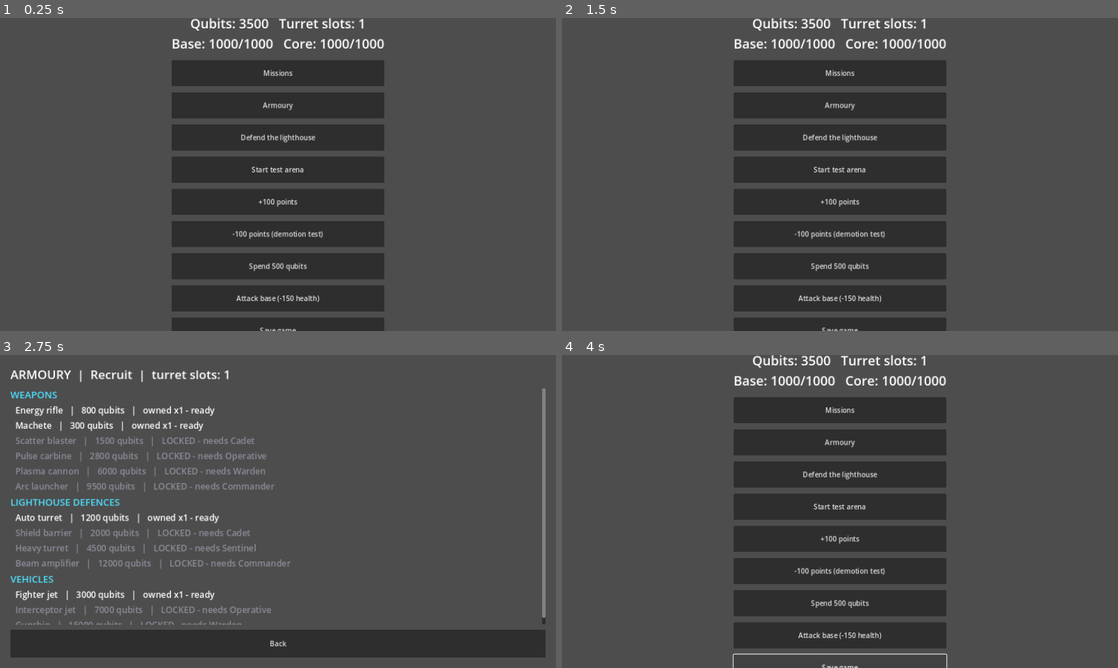
Above: before the commit, frames 1-4 (two rows, left to right).
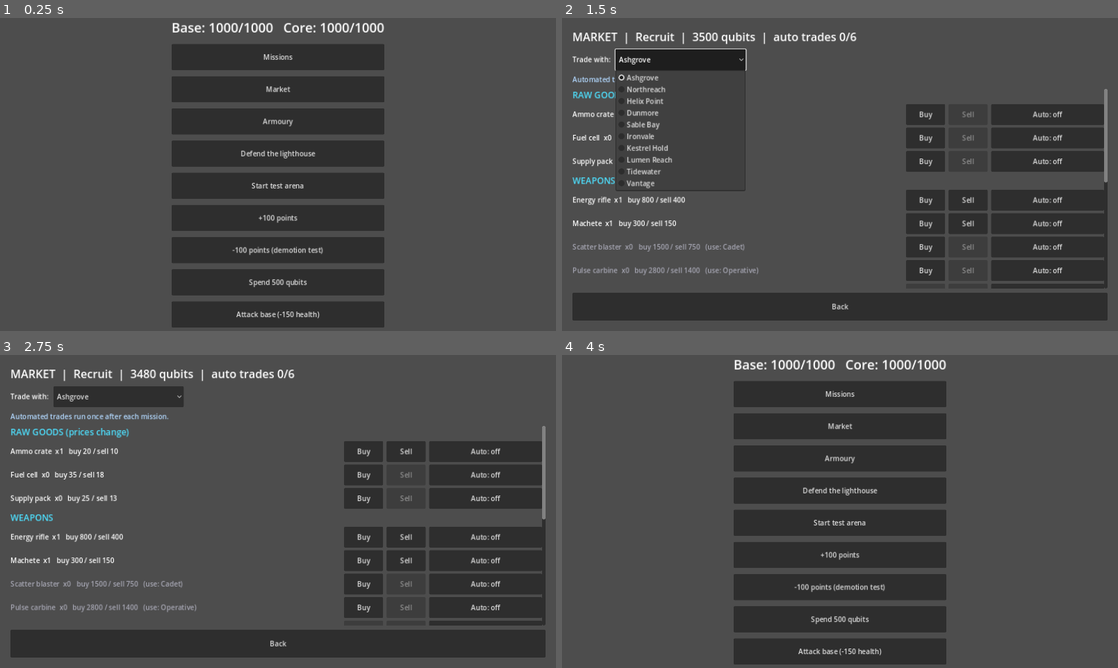
Above: after the commit, the same moments.

Repository: V1ron6/lighthouse
Game: Godot game, scene res://scenes/levels/main.tscn
Same seed, same stepped clock (60 frames per second), same inputs: the game is played once before the commit and once after it.
Inputs (mouse positions are in pixels of both pictures, inside the frame that each line leads up to):
- Up to frame 1 (0.25 s): no input
- Up to frame 2 (1.5 s): click (840, 89) at 0.5 s, where only the run after the commit has a clickable "Market"; click (678, 58) at 1.25 s, where only the run after the commit has a clickable "Ashgrove"
- Up to frame 3 (2.75 s): click (361, 452) at 2 s, where only the run after the commit has a clickable "Buy"
- Up to frame 4 (4 s): click "Back" at 2.75 s; click (840, 667) at 3.5 s, where only the run before the commit has a clickable "Save game"

The runs differ from the first frame. In frame 1, 14% of the frame differs, in the area x 30-70%, y 0-100%; in frame 2, 44%, in the area x 1-99%, y 0-100%; in frame 3, 24%; in frame 4, 14%.

Commit message:
stage 7

Diff:
--- a/autoload/game_manager.gd
+++ b/autoload/game_manager.gd
@@ -4,6 +4,7 @@
 ## Other scenes read from here and listen to EventBus for changes.
 
 const ItemData := preload("res://data/item_data.gd")
+const ColonyData := preload("res://data/colony_data.gd")
 
 enum MissionState { NONE, ACTIVE, BASE_UNDER_ATTACK, COMPLETE, FAILED, ABANDONED }
 
@@ -25,6 +26,13 @@
 const DAMAGE_PER_LEAKED := 60
 ## Turrets the lighthouse can run at once: this plus one per rank.
 const BASE_TURRET_SLOTS := 1
+## Market. Selling returns this share of the price. Fallen colonies pay less and charge less.
+const SELL_SHARE := 0.5
+const FALLEN_SELL_FACTOR := 0.7
+const FALLEN_BUY_FACTOR := 0.8
+const MAX_TRADE_ORDERS := 6
+## Raw goods prices move by up to this much each roll, within 50% to 150% of base.
+const PRICE_SWING := 0.15
 ## Rank points lost for leaving the base: a flat part plus a part per leaked attacker.
 const PENALTY_BASE := 10
 const PENALTY_PER_LEAKED := 12
@@ -54,11 +62,18 @@
 var has_seen_intro: bool = false
 ## Set when the player chose to defend the base. Read by the base defence level.
 var pending_attack: Dictionary = {}
+## Current prices of raw goods: item_id -> qubits.
+var raw_prices: Dictionary = {}
+## Automated trades: item_id -> {"mode": "buy" or "sell", "colony": colony_id}.
+## One unit of each is traded per trade cycle (after every mission).
+var trade_orders: Dictionary = {}
+var last_trade_log: Array[String] = []
 
 
 func _ready() -> void:
 	new_game()
 	load_game()
+	EventBus.mission_completed.connect(func(_id, _ok): run_trade_cycle())
 
 
 # --- New game / reset ---
@@ -75,6 +90,9 @@
 	fallen_colonies.clear()
 	has_seen_intro = false
 	pending_attack = {}
+	trade_orders = {}
+	last_trade_log.clear()
+	_reset_prices()
 	_emit_all()
 
 
@@ -281,6 +299,95 @@
 	EventBus.mission_abandoned.emit(abandoned_id)
 
 
+# --- Market ---
+
+func _reset_prices() -> void:
+	raw_prices = {}
+	for id in ItemData.ITEMS:
+		if ItemData.is_raw(id):
+			raw_prices[id] = ItemData.base_price(id)
+
+
+func current_price(item_id: String) -> int:
+	if ItemData.is_raw(item_id):
+		return int(raw_prices.get(item_id, ItemData.base_price(item_id)))
+	return ItemData.base_price(item_id)
+
+
+## Nudges every raw good price up or down.
+func roll_prices() -> void:
+	for id in raw_prices:
+		var base := ItemData.base_price(id)
+		var moved := roundi(raw_prices[id] * randf_range(1.0 - PRICE_SWING, 1.0 + PRICE_SWING))
+		raw_prices[id] = clampi(moved, roundi(base * 0.5), roundi(base * 1.5))
+
+
+func buy_price(item_id: String, colony_id: String) -> int:
+	var factor := FALLEN_BUY_FACTOR if colony_id in fallen_colonies else 1.0
+	return maxi(1, roundi(current_price(item_id) * factor))
+
+
+func sell_price(item_id: String, colony_id: String) -> int:
+	var factor := FALLEN_SELL_FACTOR if colony_id in fallen_colonies else 1.0
+	return maxi(1, roundi(current_price(item_id) * SELL_SHARE * factor))
+
+
+## False if unknown item or not enough qubits.
+func buy_item(item_id: String, colony_id: String) -> bool:
+	if not ItemData.exists(item_id):
+		return false
+	var price := buy_price(item_id, colony_id)
+	if not spend_qubits(price):
+		return false
+	add_item(item_id)
+	EventBus.item_purchased.emit(item_id, price)
+	return true
+
+
+## False if the player does not own the item.
+func sell_item(item_id: String, colony_id: String) -> bool:
+	if not ItemData.exists(item_id) or not has_item(item_id):
+		return false
+	var price := sell_price(item_id, colony_id)
+	remove_item(item_id)
+	add_qubits(price)
+	EventBus.item_sold.emit(item_id, price)
+	return true
+
+
+## Sets, changes or (mode "") removes an automated trade. False if the order list is full.
+func set_trade_order(item_id: String, mode: String, colony_id: String) -> bool:
+	if mode == "":
+		trade_orders.erase(item_id)
+		return true
+	if not trade_orders.has(item_id) and trade_orders.size() >= MAX_TRADE_ORDERS:
+		return false
+	trade_orders[item_id] = {"mode": mode, "colony": colony_id}
+	return true
+
+
+## Runs every automated trade once and moves raw prices. Called after each mission.
+func run_trade_cycle() -> void:
+	last_trade_log.clear()
+	for id in trade_orders:
+		var order: Dictionary = trade_orders[id]
+		var colony_name := ColonyData.colony_name(order["colony"])
+		var item_name := ItemData.item_name(id)
+		if order["mode"] == "buy":
+			var price := buy_price(id, order["colony"])
+			if buy_item(id, order["colony"]):
+				last_trade_log.append("Bought %s from %s for %d" % [item_name, colony_name, price])
+			else:
+				last_trade_log.append("Could not buy %s (not enough qubits)" % item_name)
+		else:
+			var price := sell_price(id, order["colony"])
+			if sell_item(id, order["colony"]):
+				last_trade_log.append("Sold %s to %s for %d" % [item_name, colony_name, price])
+			else:
+				last_trade_log.append("Could not sell %s (none owned)" % item_name)
+	roll_prices()
+
+
 # --- Inventory ---
 
 func has_item(item_id: String) -> bool:
@@ -330,6 +437,8 @@
 		"inventory": inventory,
 		"fallen_colonies": fallen_colonies,
 		"has_seen_intro": has_seen_intro,
+		"raw_prices": raw_prices,
+		"trade_orders": trade_orders,
 	}
 	var file := FileAccess.open(SAVE_PATH, FileAccess.WRITE)
 	if file == null:
@@ -364,6 +473,19 @@
 	if typeof(saved_fallen) == TYPE_ARRAY:
 		for colony in saved_fallen:
 			fallen_colonies.append(str(colony))
+	_reset_prices()
+	var saved_prices: Variant = data.get("raw_prices", {})
+	if typeof(saved_prices) == TYPE_DICTIONARY:
+		for key in saved_prices:
+			if raw_prices.has(str(key)):
+				raw_prices[str(key)] = int(saved_prices[key])
+	trade_orders = {}
+	var saved_orders: Variant = data.get("trade_orders", {})
+	if typeof(saved_orders) == TYPE_DICTIONARY:
+		for key in saved_orders:
+			var order: Variant = saved_orders[key]
+			if typeof(order) == TYPE_DICTIONARY and ItemData.exists(str(key)):
+				trade_orders[str(key)] = {"mode": str(order.get("mode", "buy")), "colony": str(order.get("colony", "ashgrove"))}
 	rank_index = 0
 	_update_rank()
 	_emit_all()
--- /dev/null
+++ b/data/colony_data.gd
@@ -0,0 +1,30 @@
+extends RefCounted
+## The ten NPC colonies. Trade partners for the Market.
+## A fallen colony pays less when you sell and charges less when you buy.
+
+const COLONIES: Array[Dictionary] = [
+	{"id": "ashgrove", "name": "Ashgrove"},
+	{"id": "northreach", "name": "Northreach"},
+	{"id": "helix_point", "name": "Helix Point"},
+	{"id": "dunmore", "name": "Dunmore"},
+	{"id": "sable_bay", "name": "Sable Bay"},
+	{"id": "ironvale", "name": "Ironvale"},
+	{"id": "kestrel_hold", "name": "Kestrel Hold"},
+	{"id": "lumen_reach", "name": "Lumen Reach"},
+	{"id": "tidewater", "name": "Tidewater"},
+	{"id": "vantage", "name": "Vantage"},
+]
+
+
+static func colony_name(colony_id: String) -> String:
+	for colony in COLONIES:
+		if colony["id"] == colony_id:
+			return colony["name"]
+	return colony_id
+
+
+static func ids() -> Array[String]:
+	var result: Array[String] = []
+	for colony in COLONIES:
+		result.append(colony["id"])
+	return result
--- a/data/item_data.gd
+++ b/data/item_data.gd
@@ -19,9 +19,22 @@
 	"fighter_jet": {"name": "Fighter jet", "type": "vehicle", "min_rank": 0, "price": 3000},
 	"interceptor": {"name": "Interceptor jet", "type": "vehicle", "min_rank": 2, "price": 7000},
 	"gunship": {"name": "Gunship", "type": "vehicle", "min_rank": 4, "price": 15000},
+
+	# Raw goods. Their prices change over time (see GameManager.roll_prices).
+	"ammo": {"name": "Ammo crate", "type": "raw", "min_rank": 0, "price": 20},
+	"fuel": {"name": "Fuel cell", "type": "raw", "min_rank": 0, "price": 35},
+	"supplies": {"name": "Supply pack", "type": "raw", "min_rank": 0, "price": 25},
 }
 
 const TYPE_ORDER: Array[String] = ["weapon", "defence", "vehicle"]
+
+
+static func base_price(item_id: String) -> int:
+	return ITEMS.get(item_id, {}).get("price", 0)
+
+
+static func is_raw(item_id: String) -> bool:
+	return ITEMS.get(item_id, {}).get("type", "") == "raw"
 
 
 static func exists(item_id: String) -> bool:
--- a/scenes/levels/main.gd
+++ b/scenes/levels/main.gd
@@ -19,6 +19,7 @@
 	box.add_child(_label)
 
 	_add_button(box, "Missions", func(): get_tree().change_scene_to_file("res://scenes/missions/mission_select.tscn"))
+	_add_button(box, "Market", func(): get_tree().change_scene_to_file("res://scenes/ui/market.tscn"))
 	_add_button(box, "Armoury", func(): get_tree().change_scene_to_file("res://scenes/ui/armoury.tscn"))
 	_add_button(box, "Defend the lighthouse", func(): get_tree().change_scene_to_file("res://scenes/base/base_defence.tscn"))
 	_add_button(box, "Start test arena", func(): get_tree().change_scene_to_file("res://scenes/levels/test_arena.tscn"))
@@ -51,7 +52,7 @@
 
 
 func _refresh(_a: Variant = null, _b: Variant = null) -> void:
-	_label.text = "LIGHTHOUSE  |  Stage 6\nRank: %s  (%d pts, %d to next)\nQubits: %d   Turret slots: %d\nBase: %d/%d   Core: %d/%d" % [
+	_label.text = "LIGHTHOUSE  |  Stage 7\nRank: %s  (%d pts, %d to next)\nQubits: %d   Turret slots: %d\nBase: %d/%d   Core: %d/%d" % [
 		GameManager.get_rank_name(),
 		GameManager.points,
 		GameManager.points_to_next_rank(),
--- /dev/null
+++ b/scenes/ui/market.gd
@@ -0,0 +1,169 @@
+extends Control
+## Market: buy and sell everything with a chosen colony, and set up automated
+## trades that run once after every mission. Fallen colonies pay less and charge less.
+
+const ItemData := preload("res://data/item_data.gd")
+const ColonyData := preload("res://data/colony_data.gd")
+const TYPE_TITLES := {
+	"raw": "RAW GOODS (prices change)",
+	"weapon": "WEAPONS",
+	"defence": "LIGHTHOUSE DEFENCES",
+	"vehicle": "VEHICLES",
+}
+const SECTION_ORDER: Array[String] = ["raw", "weapon", "defence", "vehicle"]
+
+var _colony_ids: Array[String] = []
+var _colony_pick: OptionButton
+var _header: Label
+var _log: Label
+var _list: VBoxContainer
+
+
+func _ready() -> void:
+	var margin := MarginContainer.new()
+	margin.set_anchors_preset(Control.PRESET_FULL_RECT)
+	for side in ["left", "right", "top", "bottom"]:
+		margin.add_theme_constant_override("margin_" + side, 24)
+	add_child(margin)
+
+	var root := VBoxContainer.new()
+	root.add_theme_constant_override("separation", 10)
+	margin.add_child(root)
+
+	_header = Label.new()
+	_header.add_theme_font_size_override("font_size", 26)
+	root.add_child(_header)
+
+	var top := HBoxContainer.new()
+	top.add_theme_constant_override("separation", 12)
+	root.add_child(top)
+	var trade_with := Label.new()
+	trade_with.text = "Trade with:"
+	top.add_child(trade_with)
+	_colony_pick = OptionButton.new()
+	_colony_pick.custom_minimum_size = Vector2(300, 48)
+	_colony_ids = ColonyData.ids()
+	_colony_pick.item_selected.connect(func(_i): _rebuild())
+	top.add_child(_colony_pick)
+	_fill_colonies()
+
+	_log = Label.new()
+	_log.add_theme_font_size_override("font_size", 16)
+	_log.modulate = Color(0.7, 0.85, 1.0)
+	root.add_child(_log)
+
+	var scroll := ScrollContainer.new()
+	scroll.size_flags_vertical = Control.SIZE_EXPAND_FILL
+	scroll.horizontal_scroll_mode = ScrollContainer.SCROLL_MODE_DISABLED
+	root.add_child(scroll)
+
+	_list = VBoxContainer.new()
+	_list.size_flags_horizontal = Control.SIZE_EXPAND_FILL
+	_list.add_theme_constant_override("separation", 6)
+	scroll.add_child(_list)
+
+	var back := Button.new()
+	back.text = "Back"
+	back.custom_minimum_size = Vector2(0, 64)
+	back.pressed.connect(func(): get_tree().change_scene_to_file("res://scenes/levels/main.tscn"))
+	root.add_child(back)
+
+	_rebuild()
+
+
+func _fill_colonies() -> void:
+	_colony_pick.clear()
+	for id in _colony_ids:
+		var text := ColonyData.colony_name(id)
+		if id in GameManager.fallen_colonies:
+			text += " (fallen)"
+		_colony_pick.add_item(text)
+
+
+func _colony() -> String:
+	var index := maxi(0, _colony_pick.selected)
+	return _colony_ids[index]
+
+
+func _rebuild() -> void:
+	_header.text = "MARKET  |  %s  |  %d qubits  |  auto trades %d/%d" % [
+		GameManager.get_rank_name(), GameManager.qubits,
+		GameManager.trade_orders.size(), GameManager.MAX_TRADE_ORDERS,
+	]
+	_log.text = "\n".join(GameManager.last_trade_log) if not GameManager.last_trade_log.is_empty() else "Automated trades run once after each mission."
+	for child in _list.get_children():
+		child.queue_free()
+	var colony := _colony()
+	for type in SECTION_ORDER:
+		var title := Label.new()
+		title.text = TYPE_TITLES[type]
+		title.add_theme_font_size_override("font_size", 20)
+		title.modulate = Color(0.3, 0.88, 1.0)
+		_list.add_child(title)
+		for id in ItemData.ids_of_type(type):
+			_list.add_child(_make_row(id, colony))
+
+
+func _make_row(id: String, colony: String) -> HBoxContainer:
+	var row := HBoxContainer.new()
+	row.add_theme_constant_override("separation", 8)
+
+	var owned: int = GameManager.inventory.get(id, 0)
+	var need := ItemData.min_rank(id)
+	var info := Label.new()
+	info.size_flags_horizontal = Control.SIZE_EXPAND_FILL
+	info.text = "%s  x%d   buy %d / sell %d" % [
+		ItemData.item_name(id), owned, GameManager.buy_price(id, colony), GameManager.sell_price(id, colony),
+	]
+	if need > 0:
+		info.text += "   (use: %s)" % GameManager.RANK_NAMES[need]
+	if GameManager.rank_index < need:
+		info.modulate = Color(0.65, 0.65, 0.7)
+	row.add_child(info)
+
+	var buy := _small_button("Buy", _on_buy.bind(id, colony))
+	buy.disabled = GameManager.qubits < GameManager.buy_price(id, colony)
+	row.add_child(buy)
+
+	var sell := _small_button("Sell", _on_sell.bind(id, colony))
+	sell.disabled = owned <= 0
+	row.add_child(sell)
+
+	var order: Dictionary = GameManager.trade_orders.get(id, {})
+	var mode: String = order.get("mode", "")
+	var auto_text := "Auto: off"
+	if mode == "buy":
+		auto_text = "Auto: buy (%s)" % ColonyData.colony_name(order["colony"])
+	elif mode == "sell":
+		auto_text = "Auto: sell (%s)" % ColonyData.colony_name(order["colony"])
+	var auto := _small_button(auto_text, _cycle_order.bind(id, mode, colony))
+	auto.custom_minimum_size = Vector2(260, 48)
+	row.add_child(auto)
+	return row
+
+
+func _on_buy(id: String, colony: String) -> void:
+	GameManager.buy_item(id, colony)
+	_rebuild()
+
+
+func _on_sell(id: String, colony: String) -> void:
+	GameManager.sell_item(id, colony)
+	_rebuild()
+
+
+## Off -> auto-buy -> auto-sell -> off, using the colony picked at the top.
+func _cycle_order(id: String, mode: String, colony: String) -> void:
+	var next := "buy" if mode == "" else ("sell" if mode == "buy" else "")
+	if not GameManager.set_trade_order(id, next, colony):
+		_log.text = "Auto trade list is full (%d). Turn one off first." % GameManager.MAX_TRADE_ORDERS
+		return
+	_rebuild()
+
+
+func _small_button(text: String, action: Callable) -> Button:
+	var button := Button.new()
+	button.text = text
+	button.custom_minimum_size = Vector2(90, 48)
+	button.pressed.connect(action)
+	return button
--- /dev/null
+++ b/scenes/ui/market.tscn
@@ -0,0 +1,12 @@
+[gd_scene load_steps=2 format=3]
+
+[ext_resource type="Script" path="res://scenes/ui/market.gd" id="1"]
+
+[node name="Market" type="Control"]
+layout_mode = 3
+anchors_preset = 15
+anchor_right = 1.0
+anchor_bottom = 1.0
+grow_horizontal = 2
+grow_vertical = 2
+script = ExtResource("1")
Not shown, changed: CHANGELOG.md
Not shown, changed: PROGRESS.md
